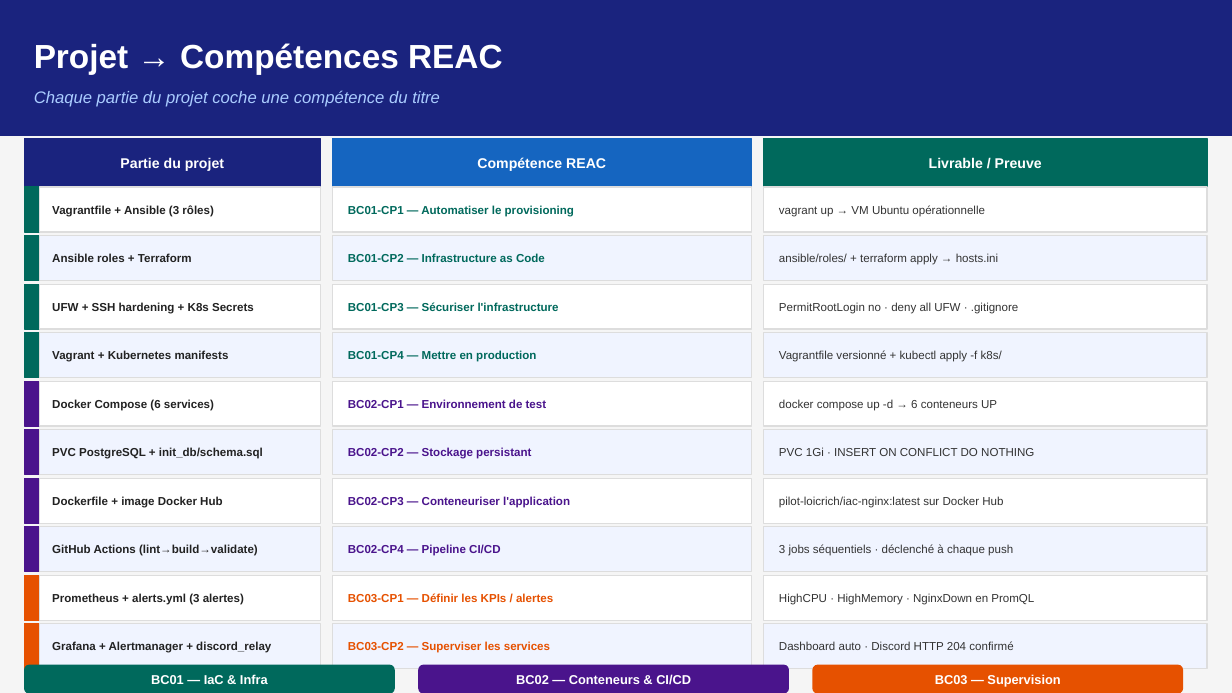
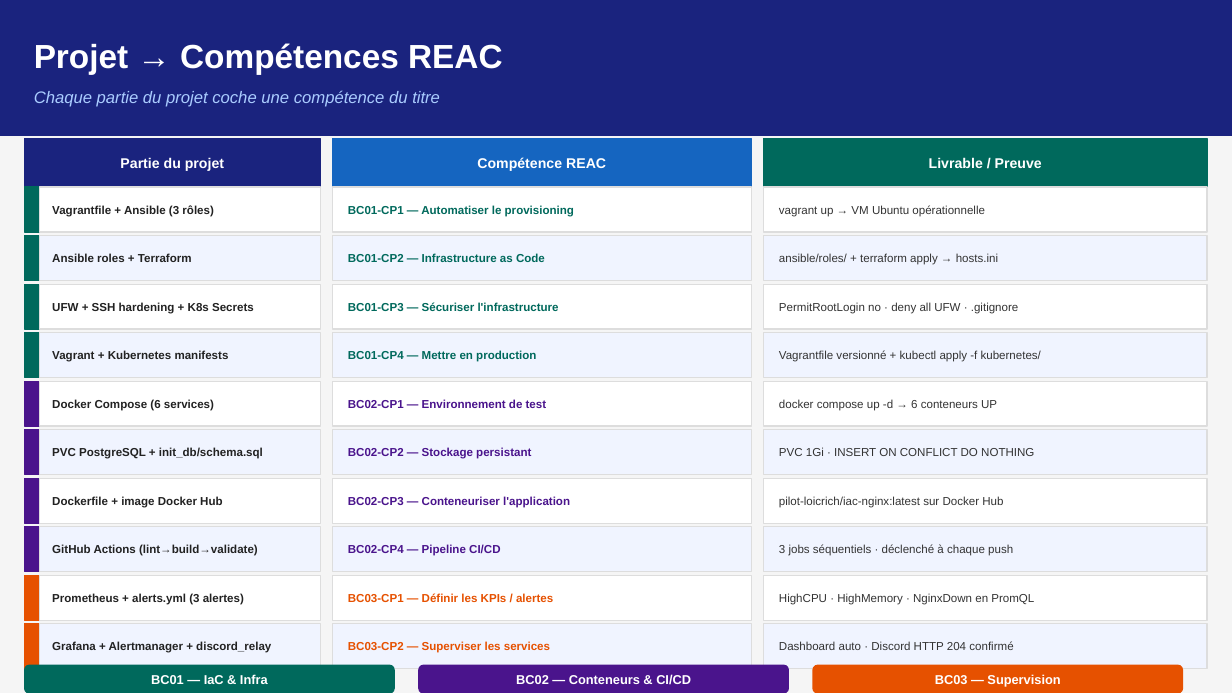
Before and after one commit to pilot-loicrich/iac-infra, a slide deck: slide 10 of documentation/Presentation_iac-infra_ASD.pptx. Drawn at 1232x693 pixels with LibreOffice and Linux fonts; fonts in the diff are those of the drawing. Boxes give left, top, right and bottom in pixels: in the first picture for what was removed or moved away, otherwise in the second. Text is boxed around its words. In the diff, an @@ line names an element or a change of style, - is before the commit and + after.

```diff
--- a/documentation/Presentation_iac-infra_ASD.pptx
+++ b/documentation/Presentation_iac-infra_ASD.pptx
@@ text at bbox=[779, 350, 1041, 362]: text changed @@
-Vagrantfile versionné + kubectl apply -f k8s/
+Vagrantfile versionné + kubectl apply -f kubernetes/
```
Also in this commit, not shown: 3 other slides changed.
